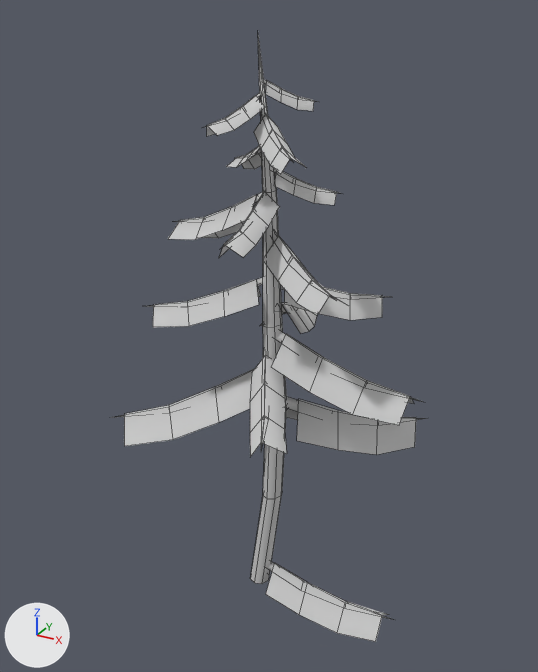
An edit to the OBJ model brainseden_game/work_files/models/blockout/Env/MOD_Treeleafs.obj, drawn before and after from the same camera.
Rendered twice from a 50 mm camera at (2.55, -4.54, 4.47) aimed at (-0.04, 0.17, 2.11). Every picture has the same lights, and +X, +Y and +Z are marked at lower left. Mesh edges are drawn as thin lines. Where no turn or scale is listed for an object, it has been applied to the vertices.

Objects in the first picture: 'MOD_Treeleafs'.
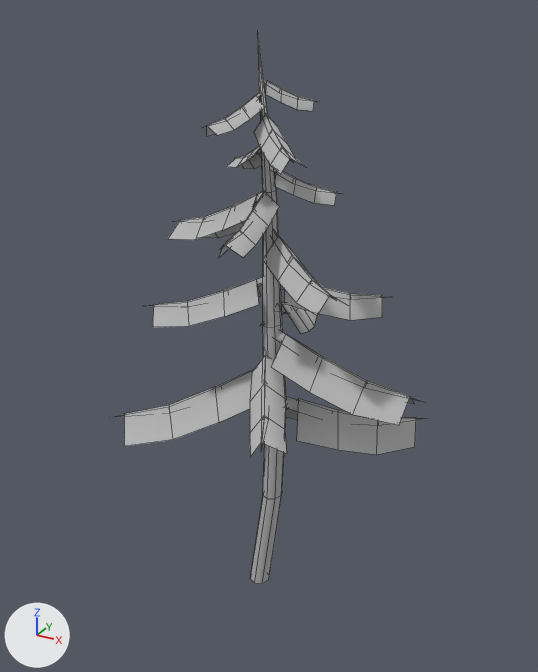
The newer file is also rescaled (x2.58) as a whole; pictures and numbers use the older file's frame.

Boxes [x1, y1, x2, y2] around the edits, measured in the pictures (538 x 672 px):
'MOD_Treeleafs', reshaped (10% shorter): before [111, 36, 424, 642]; after [111, 36, 424, 584]
part 1 of me_mod_treeleafs, deleted: before [266, 563, 389, 642]
part 2 of me_mod_treeleafs, deleted: before [267, 561, 393, 620]

The change in detail:
Material '___Default' (mat_default) is new.
Its base color is (0.59, 0.59, 0.59) (light grey #cacaca).
Its metallic is 0.59.
Its roughness is 0.9.
me_mod_treeleafs has 393 vertices, 280 faces and spans x -1.1..1.32, y -0.86..1.28, z -0.29..4.34.
me_mod_treeleafs is used by ob_mod_treeleafs; location (0.0, 0.0, 0.0).
me_mod_treeleafs no longer uses material mat_01___default (light grey #cacaca).
me_mod_treeleafs part 1: the loose piece of 12 vertices spanning x 0.1..1.11, y -0.16..0.2, z -0.29..0.05 is deleted.
me_mod_treeleafs part 2: the loose piece of 10 vertices spanning x -0.01..1.22, y -0.03..0.04, z -0.13..0.07 is deleted.
me_mod_treeleafs now uses material mat_default (light grey #cacaca).
